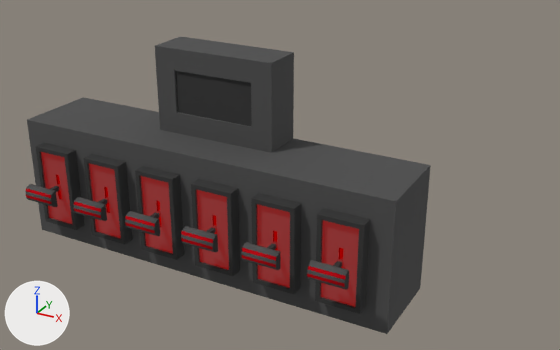
An edit to the Blender file blender_models/Machines/Bridge.blend, drawn before and after from the same camera.
The view is the same before and after, from a 50 mm lens placed at (1.842, -2.929, 1.868), pointed at (0.357, -0.23, 0.518). The axes (+X, +Y, +Z) are drawn at lower left. The lights are the same throughout.

The older version as bpy lines, for what is in view:
```python
me_cube_003 = bpy.data.meshes.new('Cube.003')
me_cube_003.from_pydata(...)  # a box spanning x -2.0..2.0, y -0.1..0.1, z -1.0..1.0
me_cube_003.materials.append(mat_base_dark)  # black #333333
me_cube_020 = bpy.data.meshes.new('Cube.020')
me_cube_020.from_pydata(...)  # 26 vertices, 17 faces; spans x -0.08..0.08, y -0.178..0.0, z -0.04..0.04
# faces by material slot: [7, 8, 2]
me_cube_020.materials.append(mat_base)  # dark grey #4e4e4e
me_cube_020.materials.append(mat_base_dark)  # black #333333
me_cube_020.materials.append(mat_red)  # red #b40e17
ob_door = bpy.data.objects.new('Door', me_cube_003)
ob_door.location = (0.0, -0.18, 0.8)
ob_door.scale = (0.1, 0.1, 0.1)
ob_slider_handle_1 = bpy.data.objects.new('Slider Handle 1', me_cube_020)
ob_slider_handle_1.location = (-0.75, -0.4, 0.3)
ob_slider_handle_3 = bpy.data.objects.new('Slider Handle 3', me_cube_020)
ob_slider_handle_3.location = (-0.15, -0.4, 0.3)
# also in view: 'IN1' at (-0.75, -0.44, 0.3); 'Slot5' at (0.45, -0.43, 0.3); 'Slider Handle 6' at (0.75, -0.489, 0.3); 'IN2' at (-0.45, -0.44, 0.3); 'IN6' at (0.75, -0.44, 0.3)
```
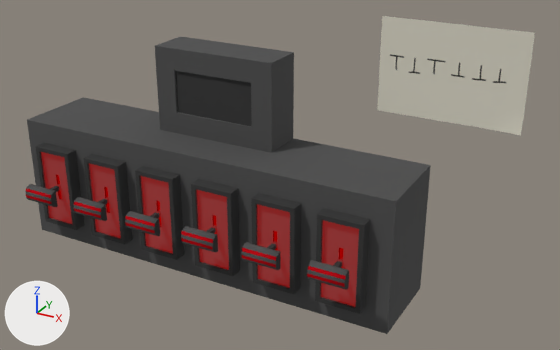
What changed in the scene script:
```text
Add img_bridgeinstruction_png:
    img_bridgeinstruction_png = load_image('BridgeInstruction.png', '../../unity_project/Paper Box/Assets/Textures/Box/BridgeInstruction.png', 308, 200, 'sRGB')
Add mat_bridgeinstruction:
    mat_bridgeinstruction = principled_material('BridgeInstruction')
    mat_bridgeinstruction.texture = img_bridgeinstruction_png
    mat_bridgeinstruction.roughness = 1.0
    mat_bridgeinstruction.specular_ior_level = 0.1
Add me_plane_007:
    me_plane_007.from_pydata(...)  # 10 vertices, 4 faces; spans x -0.3..0.3, y -0.012..0.0, z -0.2..0.2
    me_plane_007.polygons.foreach_set('use_smooth', [True] * 4)
    me_plane_007.materials.append(mat_bridgeinstruction)  # picture img_bridgeinstruction_png
Add ob_instructions:
    ob_instructions = bpy.data.objects.new('Instructions', me_plane_007)
    ob_instructions.location = (1.0, 0.0, 1.0)
```

Pixel boxes (x1, y1, x2, y2) of what changed, in the pictures (560 x 350 px):
'Instructions', added
    after: (377, 16, 535, 136)
